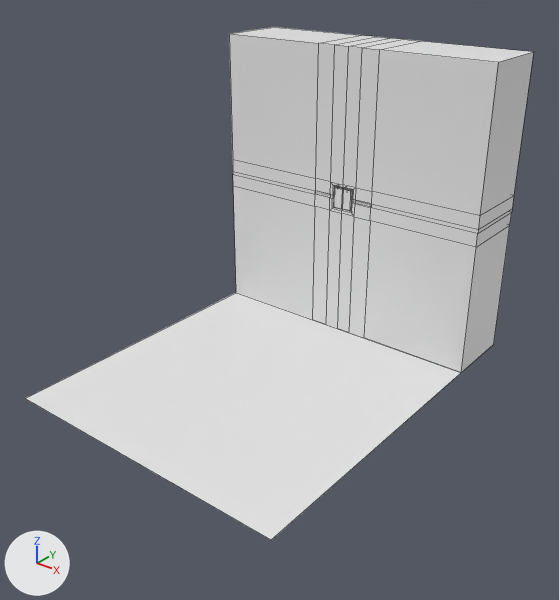
Two versions of the FBX model Stowaway/Content/Assets/DeconRoom.fbx_Collection/DeconRoom.fbx_Collection.fbx, one commit apart.
Before and after are seen from a 50 mm camera at (5.66, -6.45, 5.38) aimed at (0.05, 0.56, 1.03). The lights are fixed; the arrows at lower left show +X, +Y and +Z. Mesh edges are drawn as thin lines. Where no turn or scale is listed for an object, it has been applied to the vertices. Vertices at the same position are counted once.

In view in the first picture: 'Ground', 'LeftBarrier', 'RightBarrier', 'Wall'.
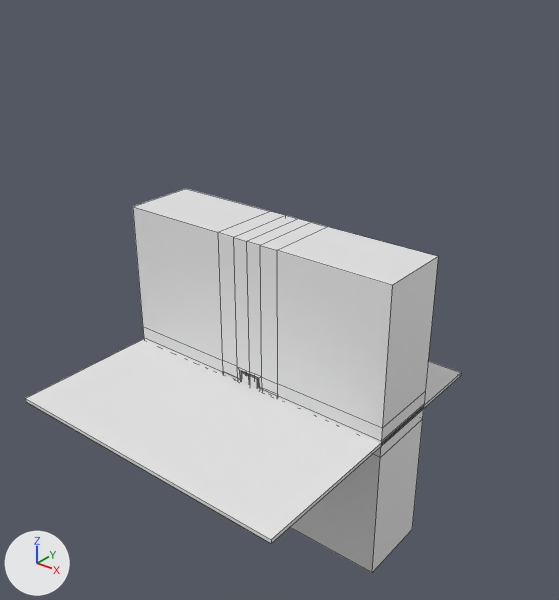
Where the newer file only moved an object's origin or applied its transform, the numbers keep the older frame.

Pixel boxes [x1, y1, x2, y2] of what changed, in the pictures (559 x 600 px):
'Wall', moved
    before: [229, 27, 534, 372]
    after: [133, 189, 438, 573]
'Ground', reshaped
    before: [25, 293, 461, 540]
    after: [25, 339, 461, 544]
'LeftBarrier', moved
    before: [334, 186, 347, 209]
    after: [241, 371, 255, 385]
'RightBarrier', moved
    before: [343, 188, 353, 212]
    after: [250, 375, 259, 389]
part 1 of me_plane, built on
    after: [25, 373, 461, 544]

The change, as a list of edits to the scene's bpy script:
```text
Change me_plane:
    where me_plane.from_pydata(...)  # 4 vertices, 1 face; spans x -2.0..2.0, y -2.0..2.0, z 0.0
    used by ob_ground; location = (0.0, 0.0, 0.0)
    verts and faces of me_plane; kept vertices keep their numbers, new ones are numbered from 4
    before: 0 (-2.0, -2.0, 0.0) at pixel (25, 398), 1 (2.0, -2.0, 0.0) at pixel (271, 539), 2 (-2.0, 2.0, 0.0) at pixel (236, 292), 3 (2.0, 2.0, 0.0) at pixel (461, 372)
    me_plane part 1
    add delete_faces([(0, 1, 3, 2)])
    add for new, old in zip([*range(4, 8)], [*range(0, 4)]): verts[new] = verts[old] + (0.0, 0.0, -0.05)
    add faces += [(0, 2, 3, 1), (4, 5, 7, 6), (1, 3, 7, 5), (0, 4, 6, 2), (2, 6, 7, 3), (0, 1, 5, 4)]
Change ob_rightbarrier:
    ob_rightbarrier.location: (0.0, 2.0, 2.0) -> (0.0, 0.0, 0.0)
Change ob_wall:
    ob_wall.location: (0.0, 2.0, 2.0) -> (0.0, 0.0, 0.0)
Change ob_leftbarrier:
    ob_leftbarrier.location: (0.0, 2.0, 2.0) -> (0.0, 0.0, 0.0)
```
